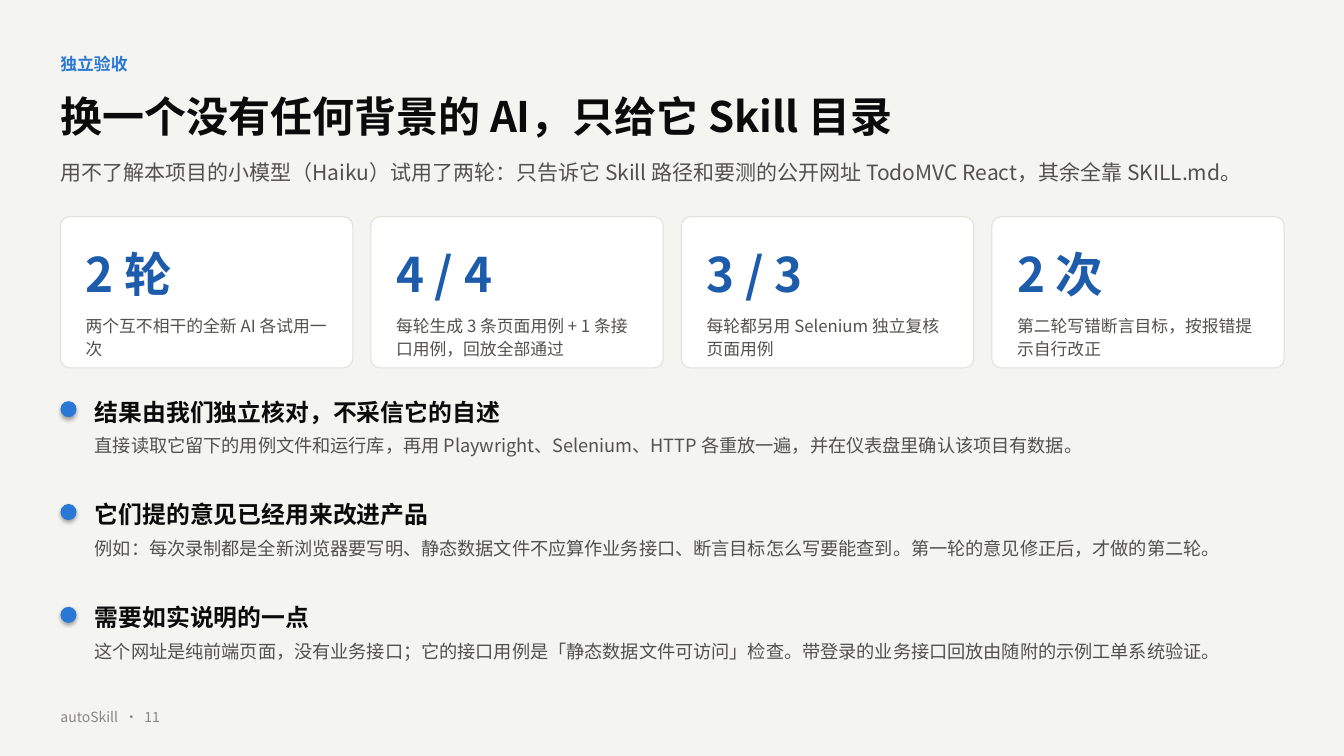
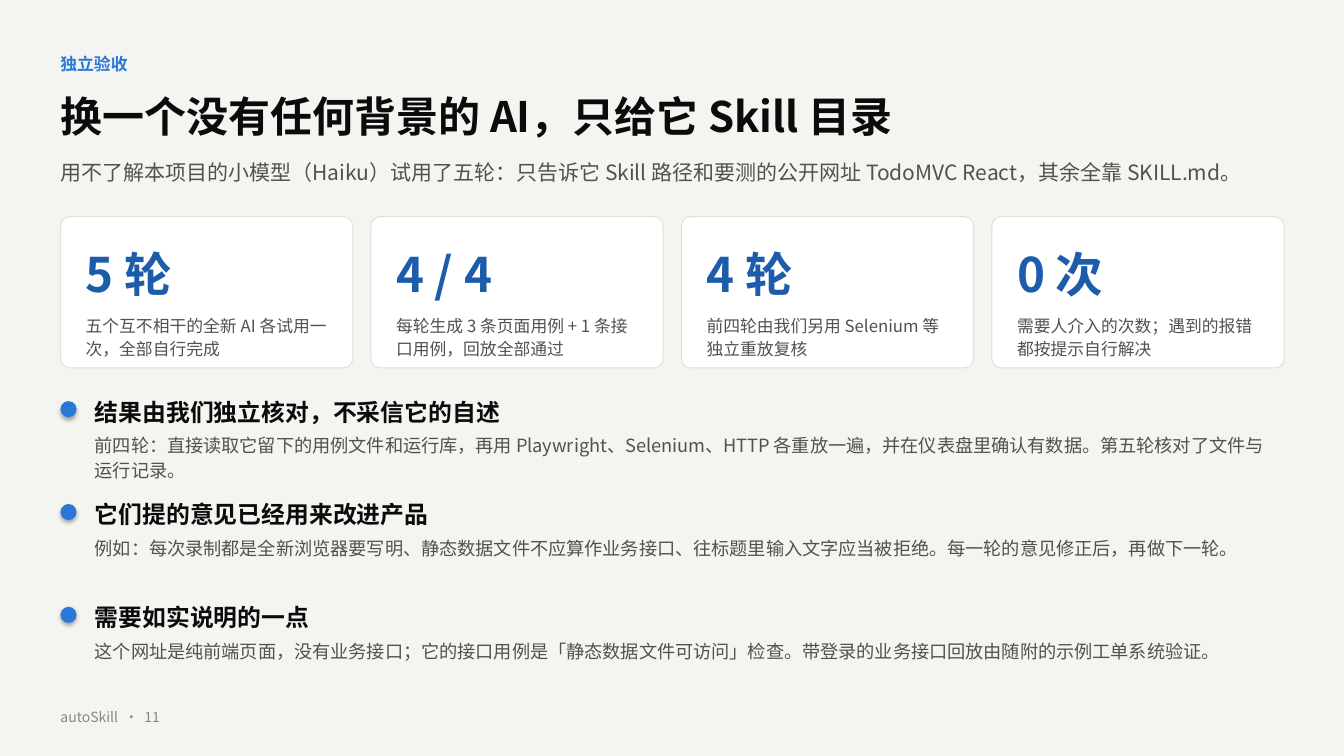
Before and after one commit to lance-donif/autoSkill, a slide deck: slide 11 of deliverables/autoSkill-产品介绍.pptx. Drawn at 1344x756 pixels with LibreOffice and Linux fonts; fonts in the diff are those of the drawing. Boxes give left, top, right and bottom in pixels: in the first picture for what was removed or moved away, otherwise in the second. Text is boxed around its words. In the diff, an @@ line names an element or a change of style, - is before the commit and + after.

```diff
--- a/deliverables/autoSkill-产品介绍.pptx
+++ b/deliverables/autoSkill-产品介绍.pptx
@@ text at [60,162,1241,182]: text changed @@
-用不了解本项目的小模型（Haiku）试用了两轮：只告诉它 Skill 路径和要测的公开网址 TodoMVC React，其余全靠 SKILL.md。
+用不了解本项目的小模型（Haiku）试用了五轮：只告诉它 Skill 路径和要测的公开网址 TodoMVC React，其余全靠 SKILL.md。
@@ text at [86,251,172,296]: text changed @@
-2 轮
+5 轮
@@ text at [707,251,793,296]: text changed @@
-3 / 3
+4 轮
@@ text at [1017,251,1104,297]: text changed @@
-2 次
+0 次
@@ text at [86,318,327,357]: text changed @@
-两个互不相干的全新 AI 各试用一次
+五个互不相干的全新 AI 各试用一次，全部自行完成
@@ text at [707,318,939,357]: text changed @@
-每轮都另用 Selenium 独立复核页面用例
+前四轮由我们另用 Selenium 等独立重放复核
@@ text at [1017,318,1252,357]: text changed @@
-第二轮写错断言目标，按报错提示自行改正
+需要人介入的次数；遇到的报错都按提示自行解决
@@ text at [95,436,1264,479]: text changed @@
-直接读取它留下的用例文件和运行库，再用 Playwright、Selenium、HTTP 各重放一遍，并在仪表盘里确认该项目有数据。
+前四轮：直接读取它留下的用例文件和运行库，再用 Playwright、Selenium、HTTP 各重放一遍，并在仪表盘里确认有数据。第五轮核对了文件与运行记录。
@@ text at [95,539,1238,557]: text changed @@
-例如：每次录制都是全新浏览器要写明、静态数据文件不应算作业务接口、断言目标怎么写要能查到。第一轮的意见修正后，才做的第二轮。
+例如：每次录制都是全新浏览器要写明、静态数据文件不应算作业务接口、往标题里输入文字应当被拒绝。每一轮的意见修正后，再做下一轮。
```
Also in this commit, not shown: 2 other slides changed, 5 other files.
